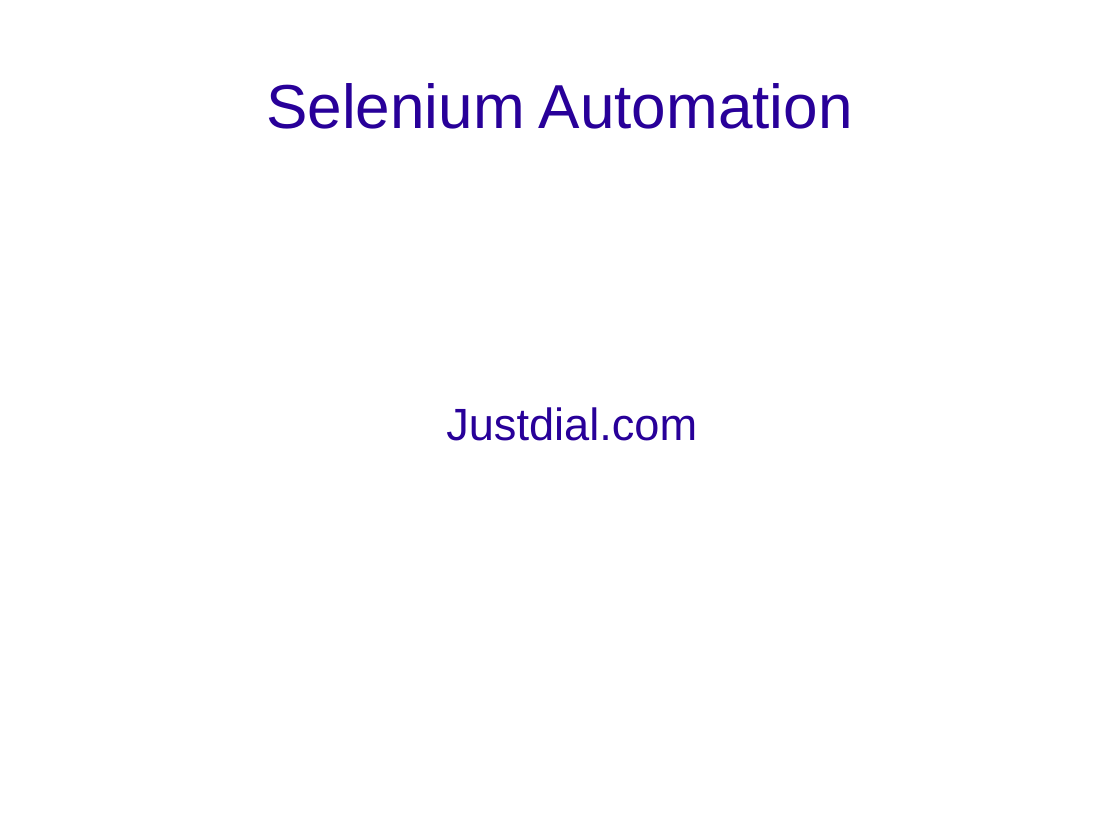
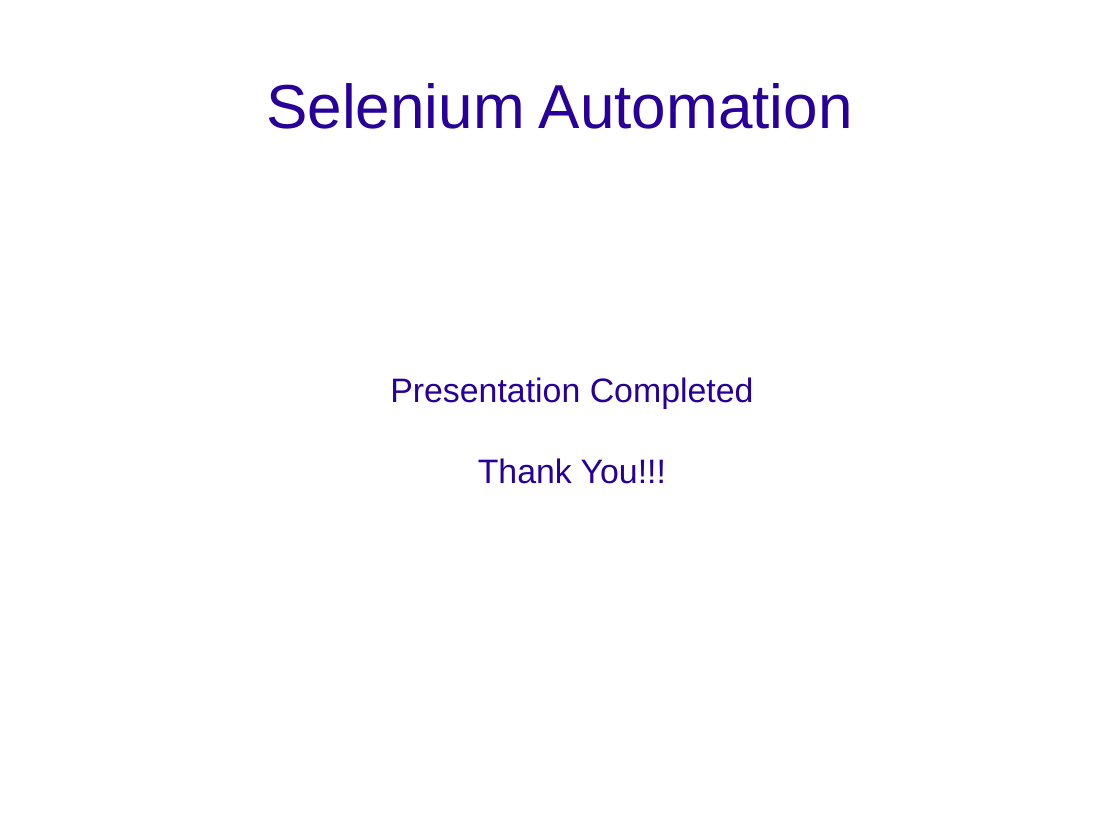
Before and after one commit to prashant-shetty27/JD, a slide deck: slide 10 of Prashant_Selenium_KT.odp (slide 1 before the commit). Drawn at 1120x840 pixels with LibreOffice and Linux fonts; fonts in the diff are those of the drawing; background and template pictures are left out. Boxes give left, top, right and bottom in pixels: in the first picture for what was removed or moved away, otherwise in the second. Text is boxed around its words. In the diff, an @@ line names an element or a change of style, - is before the commit and + after.

```diff
--- a/Prashant_Selenium_KT.odp
+++ b/Prashant_Selenium_KT.odp
@@ subtitle at [390, 377, 754, 484]: text changed; size 32 to 24 pt @@
-Justdial.com
+Presentation Completed
+Thank You!!!
```
Also in this commit, not shown: 3 other slides changed, 5 slides added, 4 slides removed.
